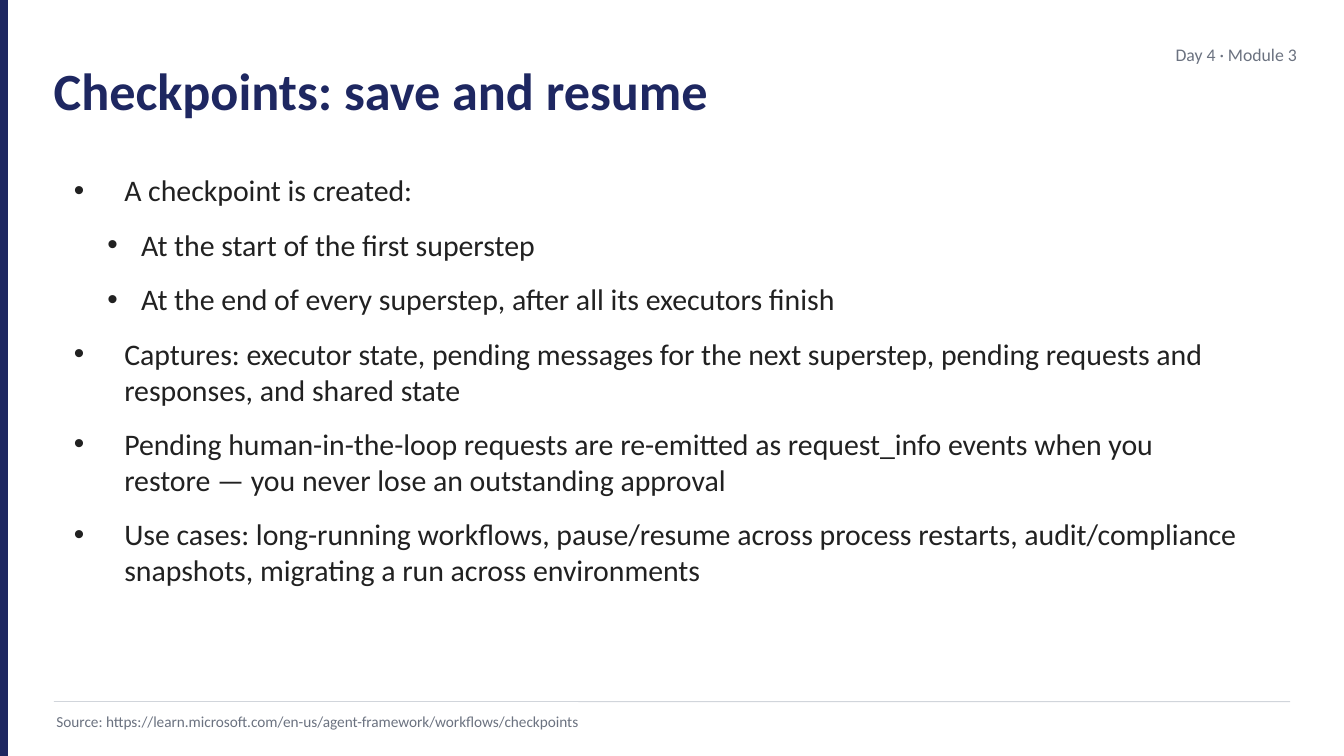
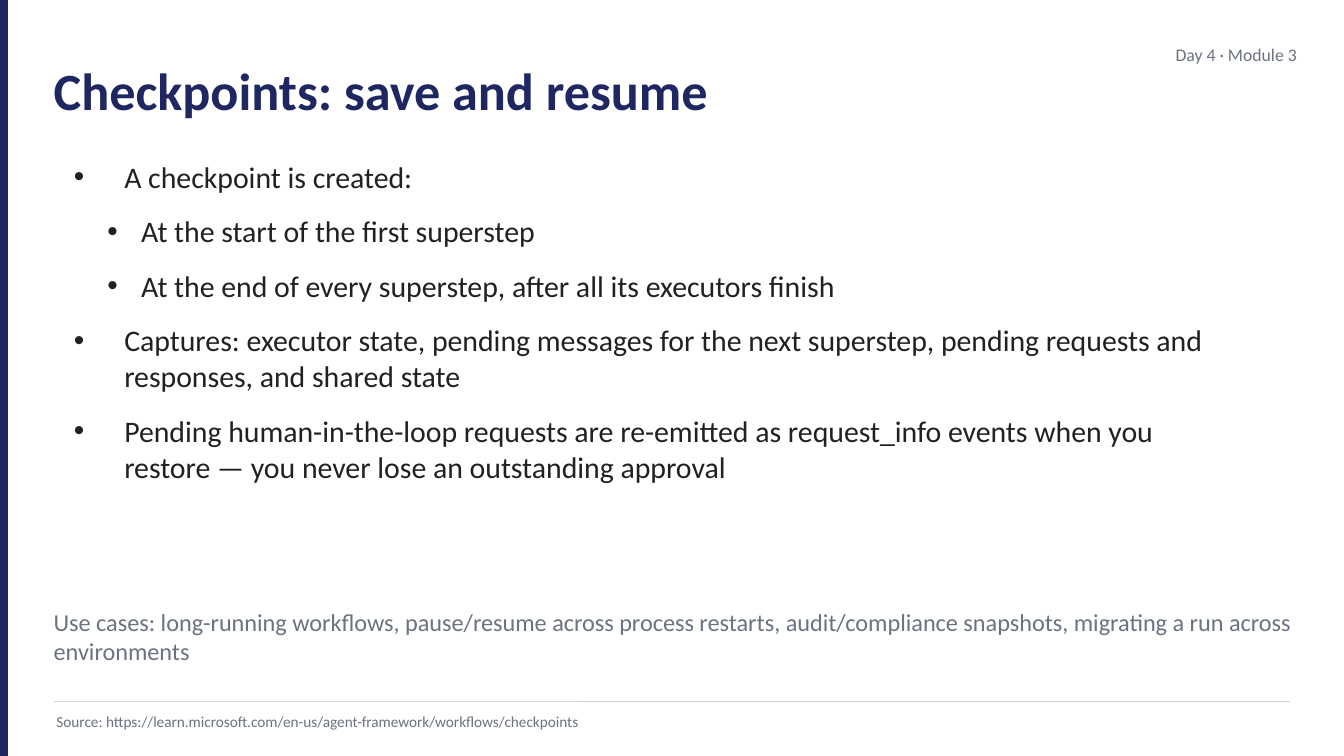
Before and after one commit to JimPiquant/Building-AI-Apps-and-Agents, a slide deck: slide 15 of decks/day4/module-3-workflow-fundamentals.pptx. Drawn at 1344x756 pixels with LibreOffice and Linux fonts; fonts in the diff are those of the drawing. Boxes give left, top, right and bottom in pixels: in the first picture for what was removed or moved away, otherwise in the second. Text is boxed around its words. In the diff, an @@ line names an element or a change of style, - is before the commit and + after.

```diff
--- a/decks/day4/module-3-workflow-fundamentals.pptx
+++ b/decks/day4/module-3-workflow-fundamentals.pptx
@@ text "A checkpoint is created:": place and size @@
-text "A checkpoint is created:" at (124, 180, 1236, 586)
+text "A checkpoint is created:" at (124, 167, 1202, 483)
@@ text at (124, 524, 1236, 586): paragraph removed @@
-• Use cases: long-running workflows, pause/resume across process restarts, audit/compliance snapshots, migrating a run across environments
@@ text added at (54, 614, 1291, 660), 13 pt, text #6B7280 @@
+Use cases: long-running workflows, pause/resume across process restarts, audit/compliance snapshots, migrating a run across environments
```
Also in this commit, not shown: 1 other slide changed, 3 slides added, 1 slide removed, 8 other files.
